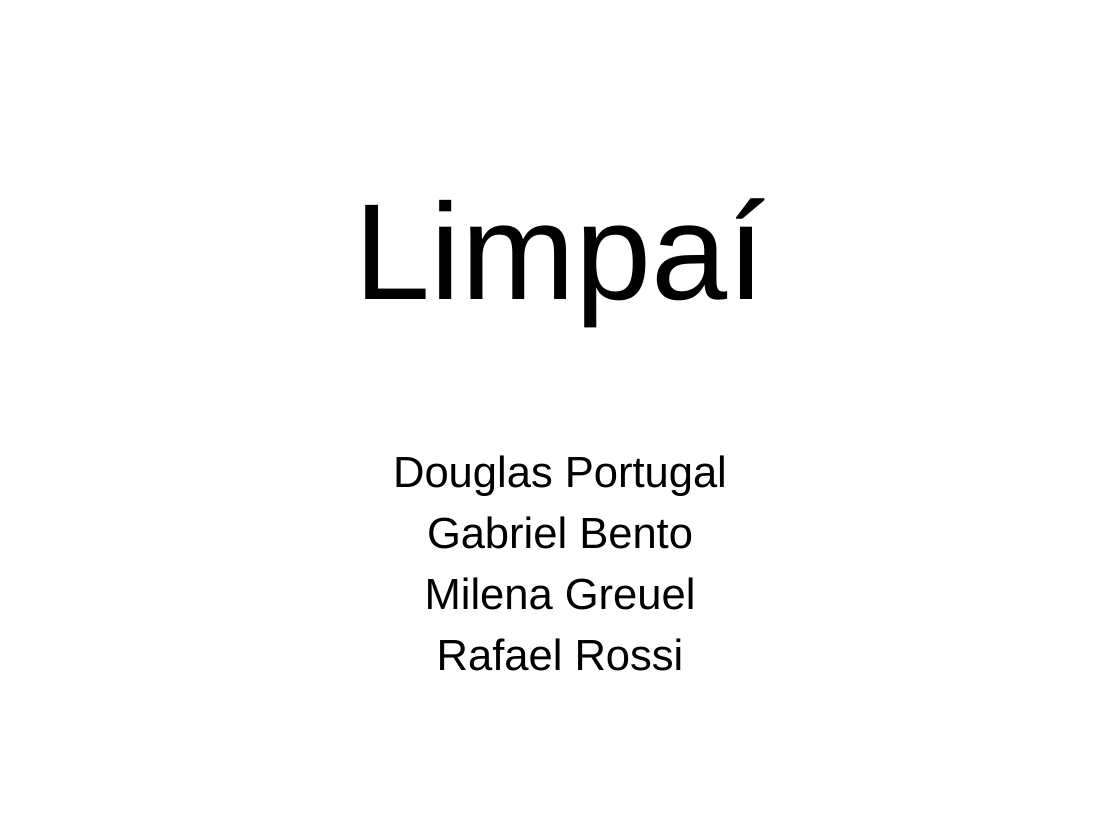
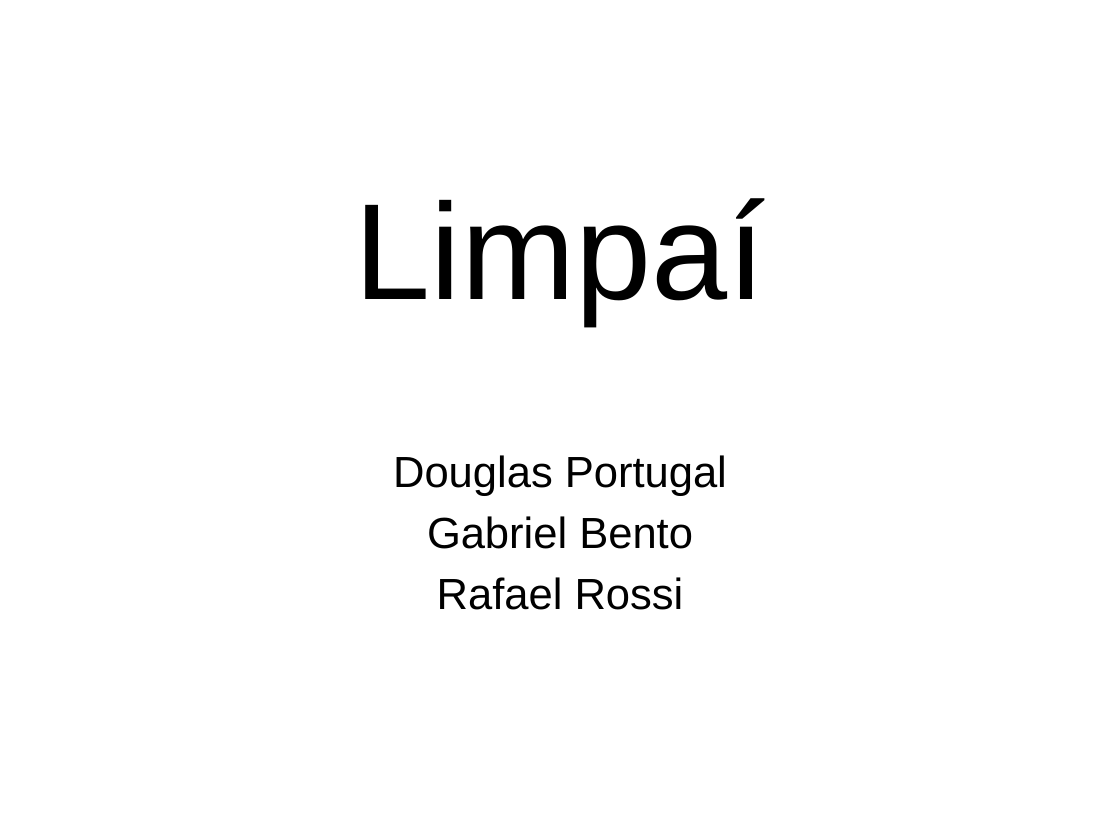
Before and after one commit to douglas-oliveira/Limpai, a slide deck: slide 1 of Docs/Projeto de software apresentação.pptx. Drawn at 1120x840 pixels with LibreOffice and Linux fonts; fonts in the diff are those of the drawing; background and template pictures are left out. Boxes give left, top, right and bottom in pixels: in the first picture for what was removed or moved away, otherwise in the second. Text is boxed around its words. In the diff, an @@ line names an element or a change of style, - is before the commit and + after.

```diff
--- a/Docs/Projeto de software apresentação.pptx
+++ b/Docs/Projeto de software apresentação.pptx
@@ subtitle at (425,577,696,610): paragraph removed @@
-Milena Greuel
```
Also in this commit, not shown: 1 other file.
